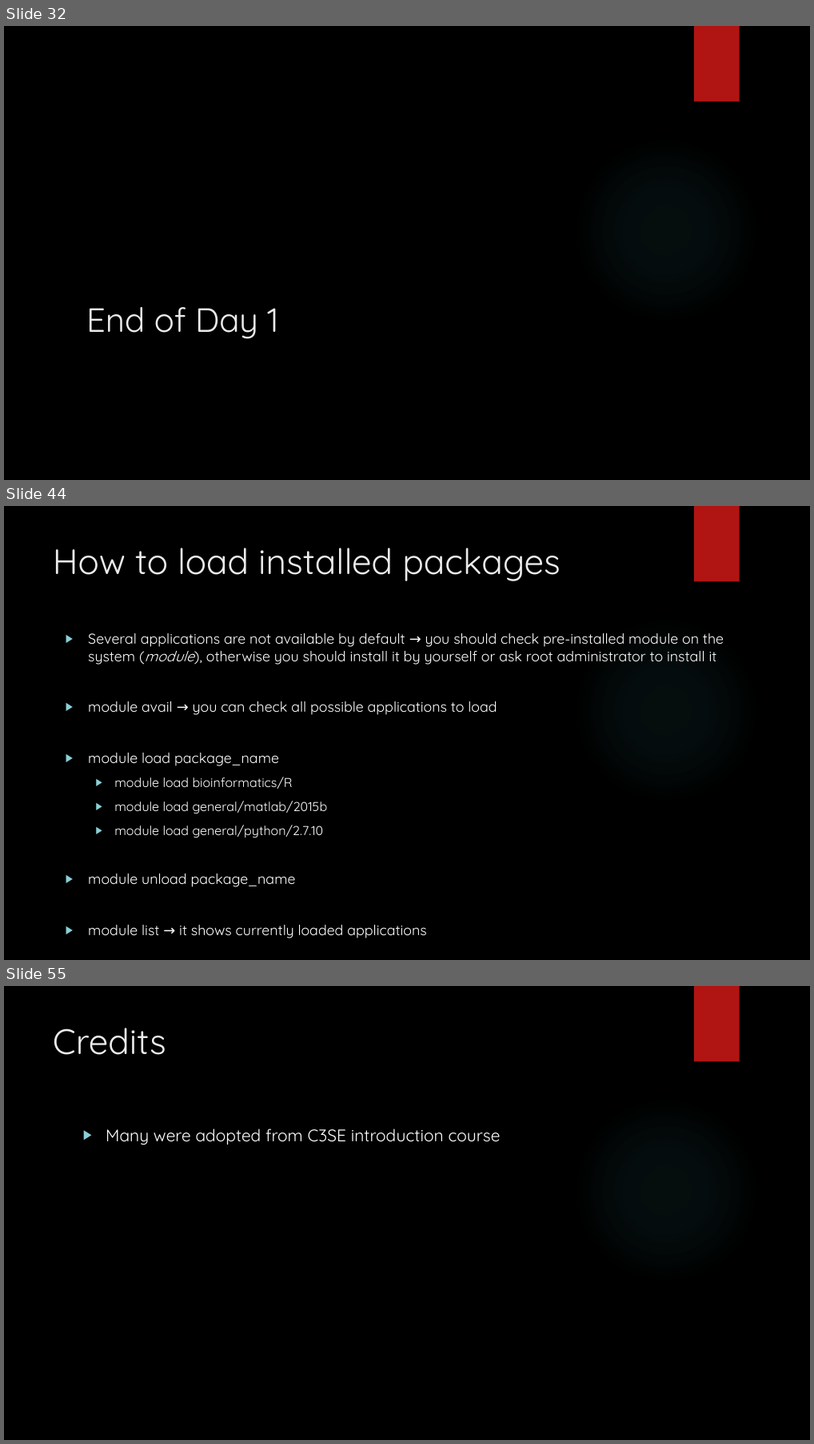
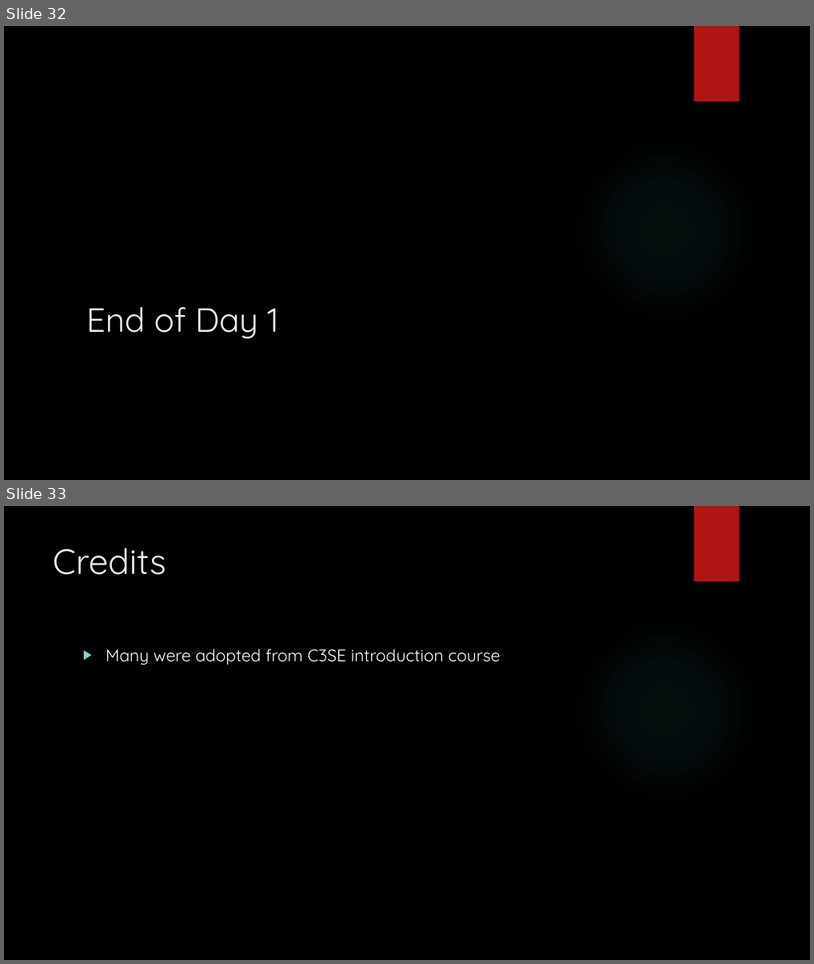
Before and after one commit to muharif/MicrobiomeKCL2020, a slide deck: IntroToLinux.pptx. Shown one above the other, each under a label of ours: slides 32, 44 and 55 before the commit, slides 32 and 33 after it; the slides between them are not shown. The pictures are 814x1444 and 814x964 pixels, drawn with LibreOffice and Linux fonts; fonts in the diff are those of the drawing; background and template pictures are left out. Boxes give left, top, right and bottom in pixels: in the first picture for what was removed or moved away, otherwise in the second. Text is boxed around its words. In the diff, an @@ line names an element or a change of style, - is before the commit and + after.

```diff
--- a/IntroToLinux.pptx
+++ b/IntroToLinux.pptx
@@ slide 44 removed at (x1=4, y1=506, x2=810, y2=960), background picture (left out); not listed: 2 template elements that a slide beside it also shows @@
@@ title removed at (x1=53, y1=548, x2=560, y2=581) @@
-How to load installed packages
@@ text removed at (x1=88, y1=633, x2=724, y2=887) @@
-▶ Several applications are not available by default → you should check pre-installed module on the system (module), otherwise you should install it by yourself or ask root administrator to install it
-▶ module avail → you can check all possible applications to load
-▶ module load package_name
-  ▶ module load bioinformatics/R
-  ▶ module load general/matlab/2015b
-  ▶ module load general/python/2.7.10
-▶ module unload package_name
-▶ module list → it shows currently loaded applications
@@ what was slide 55 is now slide 33 @@
```
Also in this commit, not shown: 21 other slides removed.
